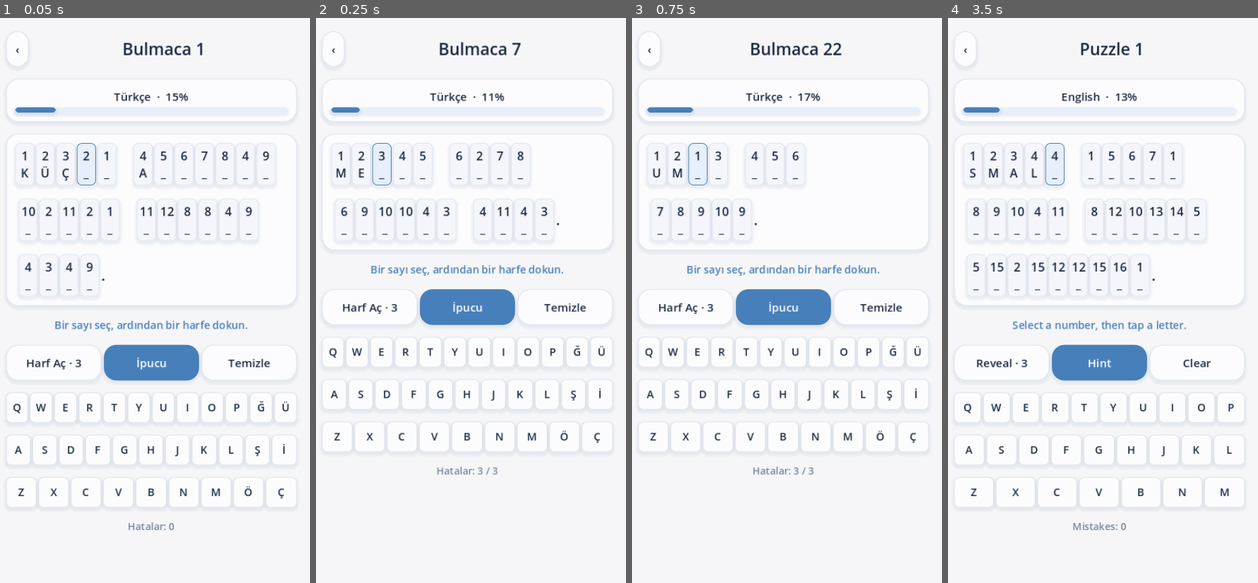
Above: before the commit, frames 1-4 (left to right).
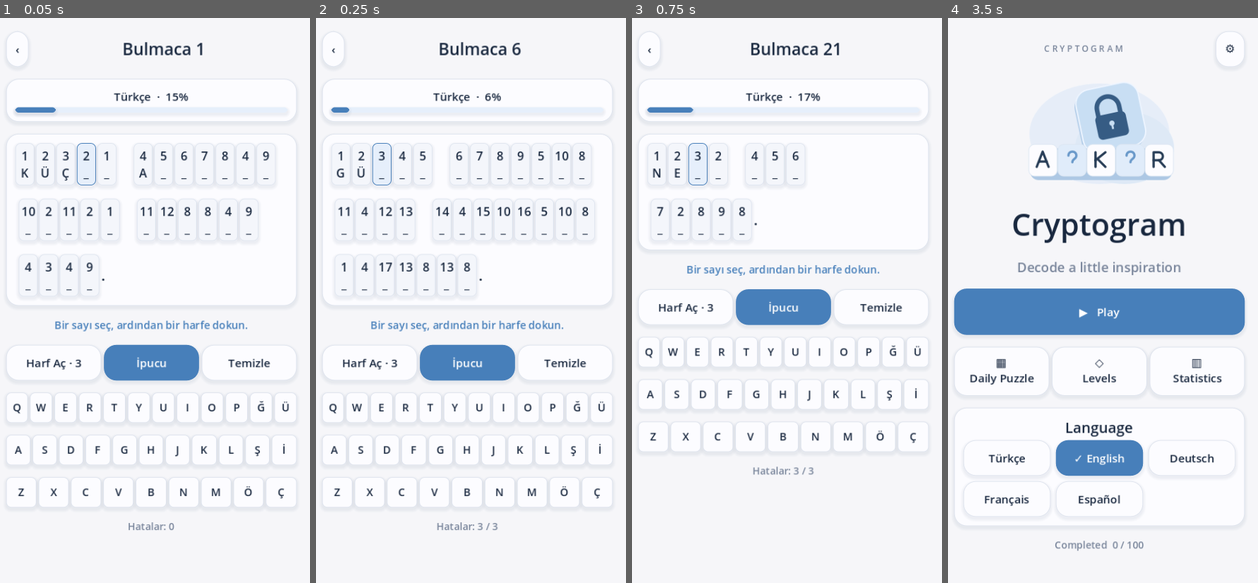
Above: after the commit, the same moments.

Repository: mehtapkirkgoz/cryptogram-mobile
Game: Godot game, scene res://tests/test_ui.tscn
Two runs of this game, one before a commit and one after it. Both use one fixed random seed, a clock stepped at 60 frames per second and the inputs below. This scene is started directly instead of the project's main scene.
Inputs (mouse positions are in pixels of both pictures, inside the frame that each line leads up to):
- Up to frame 1 (0.05 s): no input
- Up to frame 2 (0.25 s): no input
- Up to frame 3 (0.75 s): click "‹" at 0.5 s
- Up to frame 4 (3.5 s): click (972, 164) at 1.25 s, where only the run before the commit has a clickable "1 M"; click (972, 164) at 2 s, where only the run before the commit has a clickable "1 D"; click (972, 164) at 2.75 s, where only the run before the commit has a clickable "1 U"

Frame 1 is identical in both runs. In frame 2, 9.6% of the frame differs, in the area x 2-96%, y 4-91%; in frame 3, 0.3%; in frame 4, 20%, in the area x 1-96%, y 4-95%.

Commit message:
Reset legacy sessions and verify keyboard mistake handling

Diff:
--- a/scripts/main.gd
+++ b/scripts/main.gd
@@ -190,7 +190,7 @@
 	session_key = "daily_" + Time.get_date_string_from_system() if daily else puzzle.id
 	game = CipherPuzzle.new()
 	var saved: Dictionary = Progress.state().sessions.get(session_key, {})
-	if not saved.has("schema") or int(saved.schema) != 3:
+	if not saved.has("schema") or int(saved.schema) != 4:
 		saved = {}
 	game.setup(puzzle.text, Languages.info().alphabet, saved, starter_hints(index), mistake_limit(index))
 	message = tr_text("instruction")
--- a/scripts/puzzle.gd
+++ b/scripts/puzzle.gd
@@ -96,4 +96,4 @@
 	return occurrences.size()
 
 func serialize() -> Dictionary:
-	return {"schema": 3, "guesses": guesses, "locked": locked, "hints": hints, "mistakes": mistakes, "mistake_limit": mistake_limit}
+	return {"schema": 4, "guesses": guesses, "locked": locked, "hints": hints, "mistakes": mistakes, "mistake_limit": mistake_limit}
--- a/tests/test_ui.gd
+++ b/tests/test_ui.gd
@@ -23,6 +23,28 @@
 			await get_tree().process_frame
 			await get_tree().process_frame
 			assert(app.body.get_combined_minimum_size().x <= 440, "Puzzle overflow: " + code)
+			if index == 1:
+				var selected_before: int = app.game.selected
+				var expected: String = app.game.occurrences[selected_before].letter
+				var key_button: Button
+				for node in app.find_children("*", "Button", true, false):
+					if node.text == expected:
+						key_button = node
+						break
+				assert(key_button != null, "Keyboard key not found: " + expected)
+				key_button.emit_signal("pressed")
+				await get_tree().process_frame
+				assert(app.game.guesses.has(selected_before), "Correct keyboard key was not accepted")
+				var mistakes_before: int = app.game.mistakes
+				var wrong_button: Button
+				for node in app.find_children("*", "Button", true, false):
+					if node.text.length() == 1 and Languages.info().keyboard.any(func(row): return node.text in row) and node.text != app.game.occurrences[app.game.selected].letter:
+						wrong_button = node
+						break
+				assert(wrong_button != null)
+				wrong_button.emit_signal("pressed")
+				await get_tree().process_frame
+				assert(app.game.mistakes == mistakes_before + 1, "Wrong key did not increment mistakes")
 		if "--capture" in OS.get_cmdline_user_args() and code == "tr":
 			await RenderingServer.frame_post_draw
 			root.get_texture().get_image().save_png(OS.get_environment("TEMP").path_join("cryptogram-puzzle.png"))
